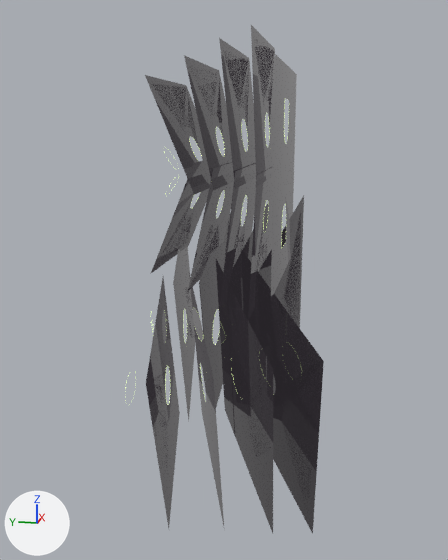
The glTF model scroll2/models/P/Tube1.glb as it was, and as the next commit left it.
Both versions are drawn from a camera (50 mm lens) standing at (-31.1, -3.6, 2.4) and looking at (0.4, 2.7, -5.5). Arrows for +X, +Y and +Z are at lower left; the lights stay in place. Vertices at the same position are counted once.
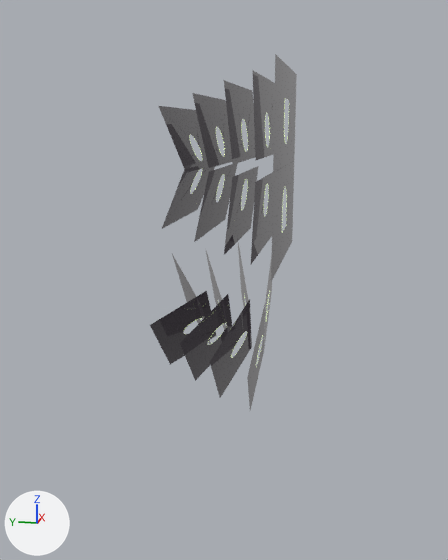
What differs and where, as boxes (x1, y1, x2, y2) in the pictures (448 x 560 px; the box of a moved part takes in the faces that stretch with it):
'Plane.011', reshaped, moved, turned, rescaled: before (241, 249, 324, 534); after (247, 305, 265, 410)
'Plane.013', reshaped, moved, turned, rescaled: before (216, 259, 273, 533); after (210, 299, 252, 398)
'Plane.017', reshaped, moved, turned, rescaled: before (146, 278, 180, 528); after (150, 291, 216, 364)
'Plane.015', reshaped, moved, turned, rescaled: before (189, 272, 224, 526); after (180, 294, 232, 381)
'Plane.002', reshaped (16% narrower, 44% shorter): before (219, 38, 256, 189); after (224, 80, 255, 164)
'Plane.004', reshaped (20% narrower, 44% shorter): before (184, 55, 234, 190); after (192, 93, 232, 168)
'Plane.001', reshaped, moved (25% narrower, 44% shorter): before (145, 75, 211, 195); after (159, 106, 208, 173)
'Plane.008', reshaped, moved: before (151, 160, 209, 273); after (162, 161, 215, 229)
'Plane.003', reshaped (44% shorter): before (251, 25, 275, 187); after (252, 70, 275, 160)
'Plane.007', reshaped, moved: before (188, 163, 234, 291); after (194, 163, 238, 242)
'Plane.010', reshaped, moved, turned, rescaled: before (255, 195, 304, 395); after (264, 255, 272, 348)
'Plane.006', reshaped, moved: before (220, 163, 256, 307); after (224, 166, 258, 255)
'Plane.014', reshaped, moved, turned, rescaled: before (199, 215, 230, 407); after (205, 248, 228, 334)
'Plane.009', reshaped, moved (10% shorter): before (271, 164, 294, 299); after (271, 161, 294, 282)
'Plane.016', reshaped, moved, turned, rescaled: before (173, 247, 195, 422); after (172, 254, 211, 344)
'Plane.005', reshaped, moved (12% narrower, 40% shorter): before (248, 167, 273, 320); after (251, 172, 273, 264)
'Plane.012', reshaped, moved, turned, rescaled: before (227, 203, 268, 436); after (237, 237, 251, 346)
part 1 of me_plane, moved or reshaped: before (271, 55, 293, 296); after (271, 55, 293, 280)
part 2 of me_plane_003, moved or reshaped: before (145, 25, 275, 320); after (159, 70, 275, 264)
part 3 of me_plane_001, moved or reshaped: before (146, 195, 324, 534); after (150, 237, 272, 410)

The change, as a list of edits to the scene's bpy script:
```text
Change me_plane:
    where me_plane.from_pydata(...)  # 64 vertices, 64 faces; spans x -5.0..5.0, y -2.77..2.55, z 0.0
    used by ob_plane; location = (0.0, -0.5, 2.73); rotation_euler = (1.571, 0.0, 0.0), in degrees (90, 0, 0)
    me_plane part 1
    me_plane.vertices[0].co: (-5.0, -2.77, 0.0) -> (-5.0, -2.16, 0.0)  # pixel (272, 188) -> pixel (273, 173)
    me_plane.vertices[1].co: (5.0, -2.77, 0.0) -> (5.0, -2.16, 0.0)  # pixel (294, 171) -> pixel (294, 161)
Change me_plane_003:
    where me_plane_003.from_pydata(...)  # 128 vertices, 128 faces; spans x -5.0..5.0, y -2.95..5.0, z 0.0
    used by ob_plane_003; location = (0.0, 0.43, 2.38); rotation_euler = (1.523, 0.0, 0.0), in degrees (87, 0, 0); scale = (0.832, 0.832, 1.16)
    me_plane_003 part 2
    add for i in [2, 3, 64, 65]: me_plane_003.vertices[i].co += Vector((-0.01, -2.15, 0.0))
    me_plane_003.vertices[0].co: (-5.0, -2.41, 0.0) -> (-4.99, -1.6, 0.0)  # pixel (190, 186) -> pixel (186, 172)
    me_plane_003.vertices[1].co: (5.0, -2.41, 0.0) -> (5.01, -1.6, 0.0)
    me_plane_003.vertices[66].co: (5.0, -2.95, 0.0) -> (5.01, -1.6, 0.0)
    me_plane_003.vertices[67].co: (-5.0, -2.95, 0.0) -> (-4.99, -1.6, 0.0)  # pixel (194, 194) -> pixel (186, 172)
Change me_plane_001:
    where me_plane_001.from_pydata(...)  # 128 vertices, 128 faces; spans x -5.0..5.0, y -2.95..5.0, z 0.0
    used by ob_plane_010; location = (2.44, 0.12, -8.77); rotation_euler = (1.818, 1.208, 0.0716), in degrees (104, 69, 4.1); scale = (1.15, 1.15, 1.61)
    me_plane_001 part 3
    add for i in [2, 3, 64, 65]: me_plane_001.vertices[i].co += Vector((-0.01, -2.15, 0.0))
    me_plane_001.vertices[0].co: (-5.0, -2.41, 0.0) -> (-4.99, -1.6, 0.0)  # pixel (258, 271) -> not seen
    me_plane_001.vertices[1].co: (5.0, -2.41, 0.0) -> (5.01, -1.6, 0.0)  # not seen -> pixel (264, 350)
    me_plane_001.vertices[66].co: (5.0, -2.95, 0.0) -> (5.01, -1.6, 0.0)  # not seen -> pixel (264, 350)
    me_plane_001.vertices[67].co: (-5.0, -2.95, 0.0) -> (-4.99, -1.6, 0.0)
Change ob_plane_009:
    ob_plane_009.location: (0.0, -0.5, -2.37) -> (0.0, -0.5, -1.55)
Change ob_plane_005:
    ob_plane_005.location: (0.0, 0.43, -2.02) -> (0.0, 0.43, -1.2)
Change ob_plane_010:
    ob_plane_010.location: (2.44, 0.12, -8.77) -> (0.75, 0.34, -6.78)
    ob_plane_010.rotation_euler: (1.818, 1.208, 0.0716) -> (1.68, 0.637, 0.133)  # degrees (104, 69, 4.1) -> degrees (96, 36, 7.6)
    ob_plane_010.scale: (1.15, 1.15, 1.61) -> (0.832, 0.832, 1.16)
Change ob_plane_011:
    ob_plane_011.location: (-1.01, 0.07, -10.08) -> (-0.89, 0.55, -8.93)
    ob_plane_011.rotation_euler: (2.024, -1.936, 0.0756) -> (1.367, -2.508, 0.132)  # degrees (116, -111, 4.3) -> degrees (78, -144, 7.6)
    ob_plane_011.scale: (1.15, 1.15, 1.61) -> (0.832, 0.832, 1.16)
Change ob_plane_006:
    ob_plane_006.location: (0.0, 1.55, -1.76) -> (0.0, 1.55, -0.95)
Change ob_plane_012:
    ob_plane_012.location: (2.44, 1.71, -8.73) -> (0.43, 1.46, -6.89)
    ob_plane_012.rotation_euler: (1.754, 1.208, 0.0716) -> (1.387, 0.637, 0.133)  # degrees (100, 69, 4.1) -> degrees (79, 36, 7.6)
    ob_plane_012.scale: (1.1, 1.1, 1.54) -> (0.797, 0.797, 1.11)
Change ob_plane_013:
    ob_plane_013.location: (-1.53, 1.56, -10.24) -> (-0.82, 1.65, -8.64)
    ob_plane_013.rotation_euler: (1.96, -1.936, 0.0756) -> (1.055, -2.507, 0.131)  # degrees (112, -111, 4.3) -> degrees (60, -144, 7.5)
    ob_plane_013.scale: (1.1, 1.1, 1.54) -> (0.797, 0.797, 1.11)
Change ob_plane_007:
    ob_plane_007.location: (0.0, 2.79, -1.46) -> (0.0, 2.79, -0.64)
Change ob_plane_014:
    ob_plane_014.location: (2.4, 3.49, -8.7) -> (0.05, 2.73, -7.08)
    ob_plane_014.rotation_euler: (1.647, 1.208, 0.0716) -> (1.241, 0.637, 0.133)  # degrees (94, 69, 4.1) -> degrees (71, 36, 7.6)
    ob_plane_014.scale: (1.03, 1.03, 1.44) -> (0.744, 0.744, 1.04)
Change ob_plane_015:
    ob_plane_015.location: (-2.08, 3.25, -10.4) -> (-0.67, 2.87, -8.19)
    ob_plane_015.rotation_euler: (1.853, -1.936, 0.0756) -> (0.864, -2.507, 0.131)  # degrees (106, -111, 4.3) -> degrees (50, -144, 7.5)
    ob_plane_015.scale: (1.03, 1.03, 1.44) -> (0.744, 0.744, 1.04)
Change ob_plane_001:
    ob_plane_001.location: (0.0, 4.05, 1.4) -> (0.0, 4.05, 1.49)
Change ob_plane_008:
    ob_plane_008.location: (0.0, 4.05, -1.04) -> (0.0, 4.05, -0.29)
Change ob_plane_016:
    ob_plane_016.location: (2.22, 5.32, -8.72) -> (-0.18, 4.0, -7.11)
    ob_plane_016.rotation_euler: (1.47, 1.208, 0.0716) -> (1.036, 0.637, 0.133)  # degrees (84, 69, 4.1) -> degrees (59, 36, 7.6)
    ob_plane_016.scale: (1.0, 0.987, 1.38) -> (0.721, 0.712, 0.993)
Change ob_plane_017:
    ob_plane_017.location: (-2.53, 5.03, -10.52) -> (-0.54, 4.11, -7.85)
    ob_plane_017.rotation_euler: (1.675, -1.936, 0.0756) -> (0.607, -2.507, 0.131)  # degrees (96, -111, 4.3) -> degrees (35, -144, 7.5)
    ob_plane_017.scale: (1.0, 0.987, 1.38) -> (0.721, 0.712, 0.993)
```
